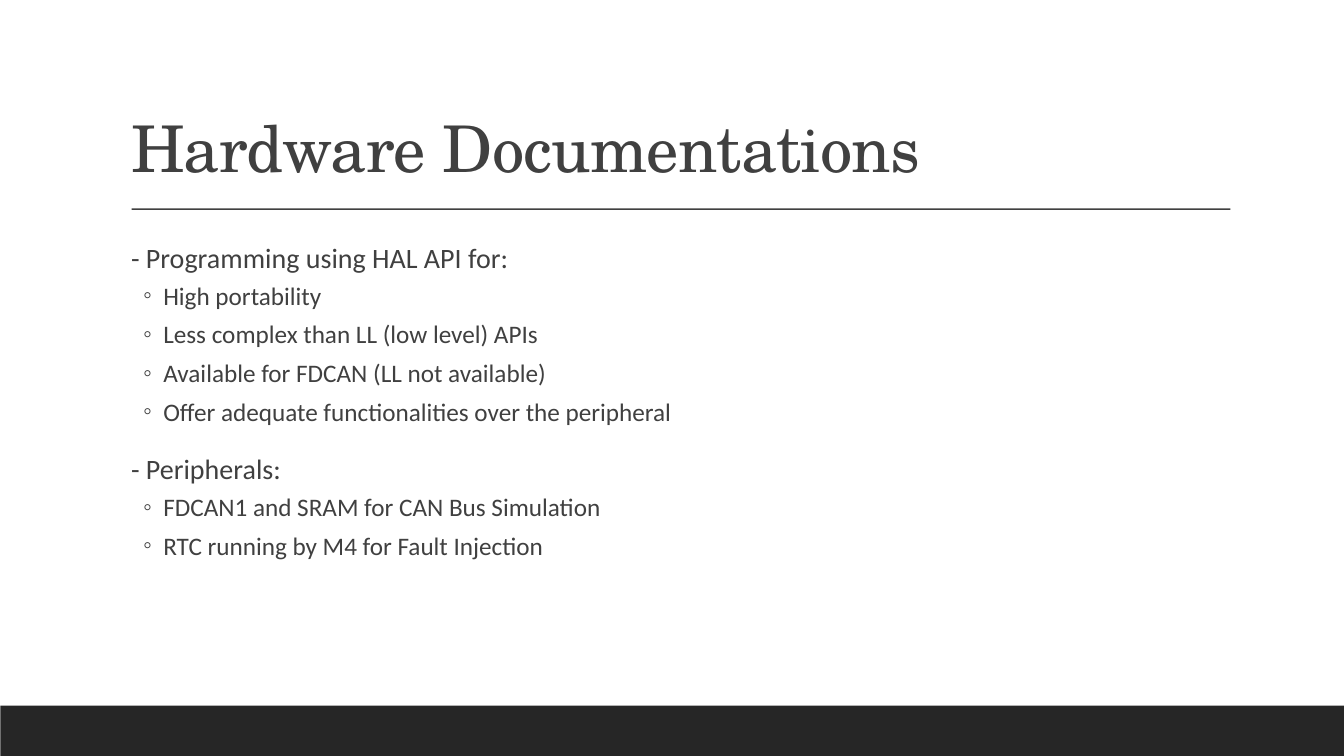
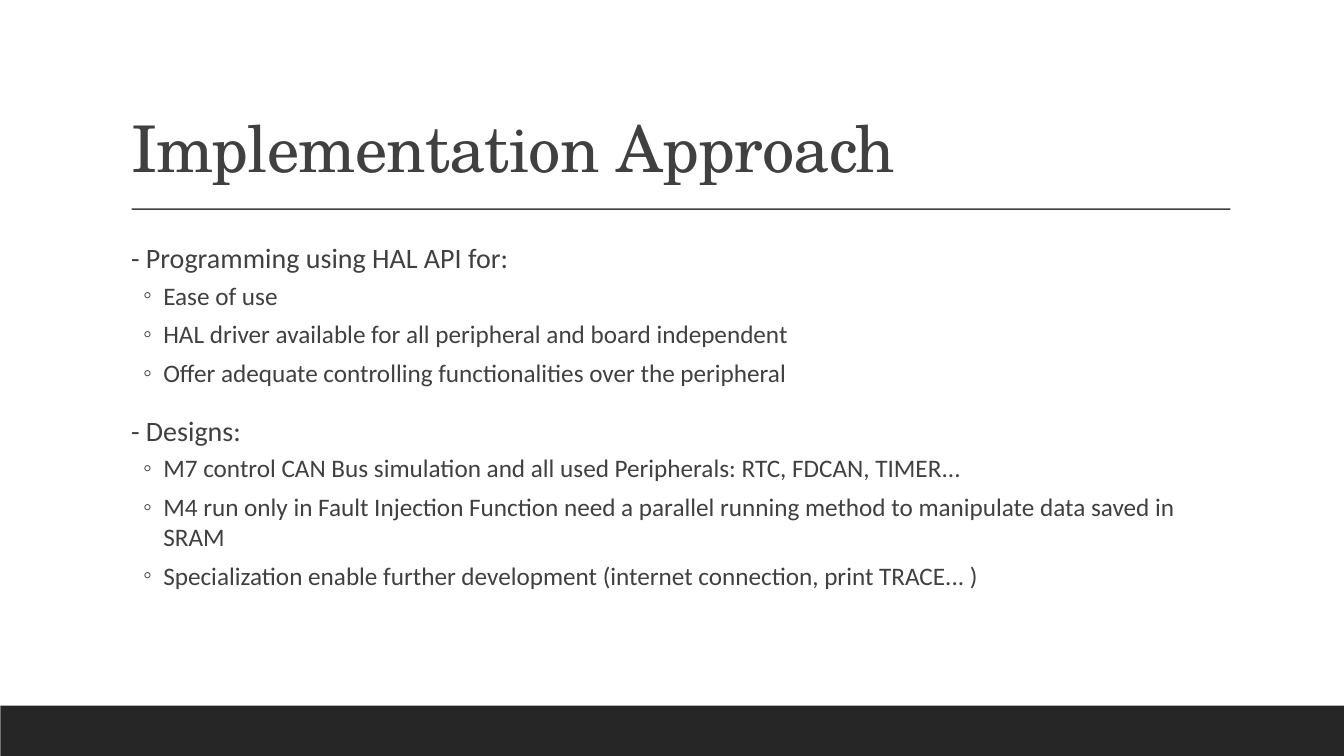
Before and after one commit to meomotminh/CAN-HAL, a slide deck: slide 23 of Thesis Present/PPT/Workshop 3 Presentation.odp (slide 17 before the commit). Drawn at 1344x756 pixels with LibreOffice and Linux fonts; fonts in the diff are those of the drawing. Boxes give left, top, right and bottom in pixels: in the first picture for what was removed or moved away, otherwise in the second. Text is boxed around its words. In the diff, an @@ line names an element or a change of style, - is before the commit and + after.

Commit message:
ppt + fault demo

```diff
--- a/Thesis Present/PPT/Workshop 3 Presentation.odp
+++ b/Thesis Present/PPT/Workshop 3 Presentation.odp
@@ title at <box>131,124,895,185</box>: text changed @@
-Hardware Documentations
+Implementation Approach
@@ text at <box>146,287,1174,589</box>: text changed @@
-  ◦ High portability
-  ◦ Less complex than LL (low level) APIs
-  ◦ Available for FDCAN (LL not available)
-  ◦ Offer adequate functionalities over the peripheral
-  - Peripherals:
-  ◦ FDCAN1 and SRAM for CAN Bus Simulation
-  ◦ RTC running by M4 for Fault Injection
+  ◦ Ease of use
+  ◦ HAL driver available for all peripheral and board independent
+  ◦ Offer adequate controlling functionalities over the peripheral
+  - Designs:
+  ◦ M7 control CAN Bus simulation and all used Peripherals: RTC, FDCAN, TIMER...
+  ◦ M4 run only in Fault Injection Function need a parallel running method to manipulate data saved in SRAM
+  ◦ Specialization enable further development (internet connection, print TRACE... )
```
Also in this commit, not shown: 9 other slides changed, 12 slides added, 14 slides removed, 7 other files.
